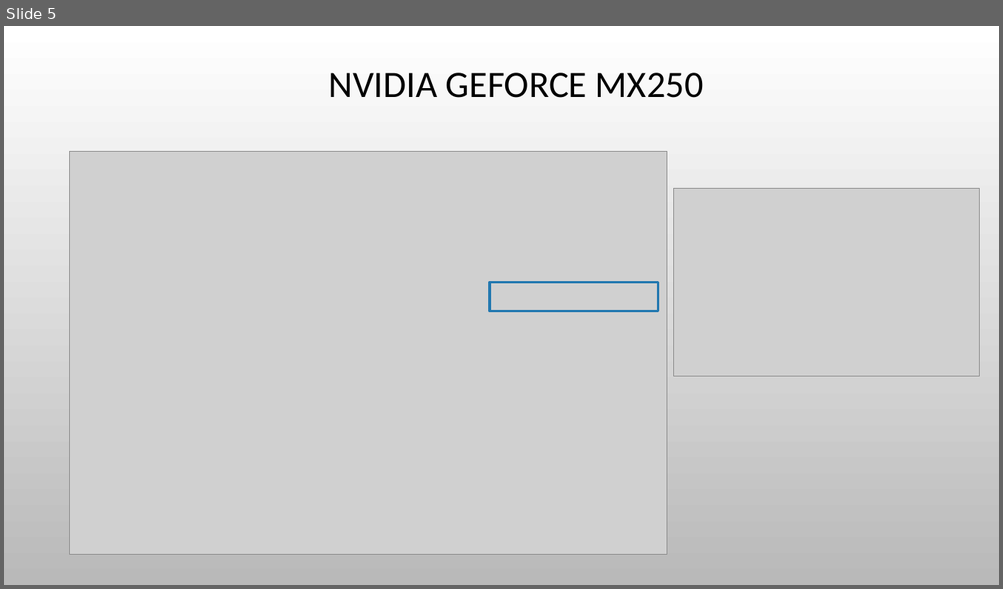
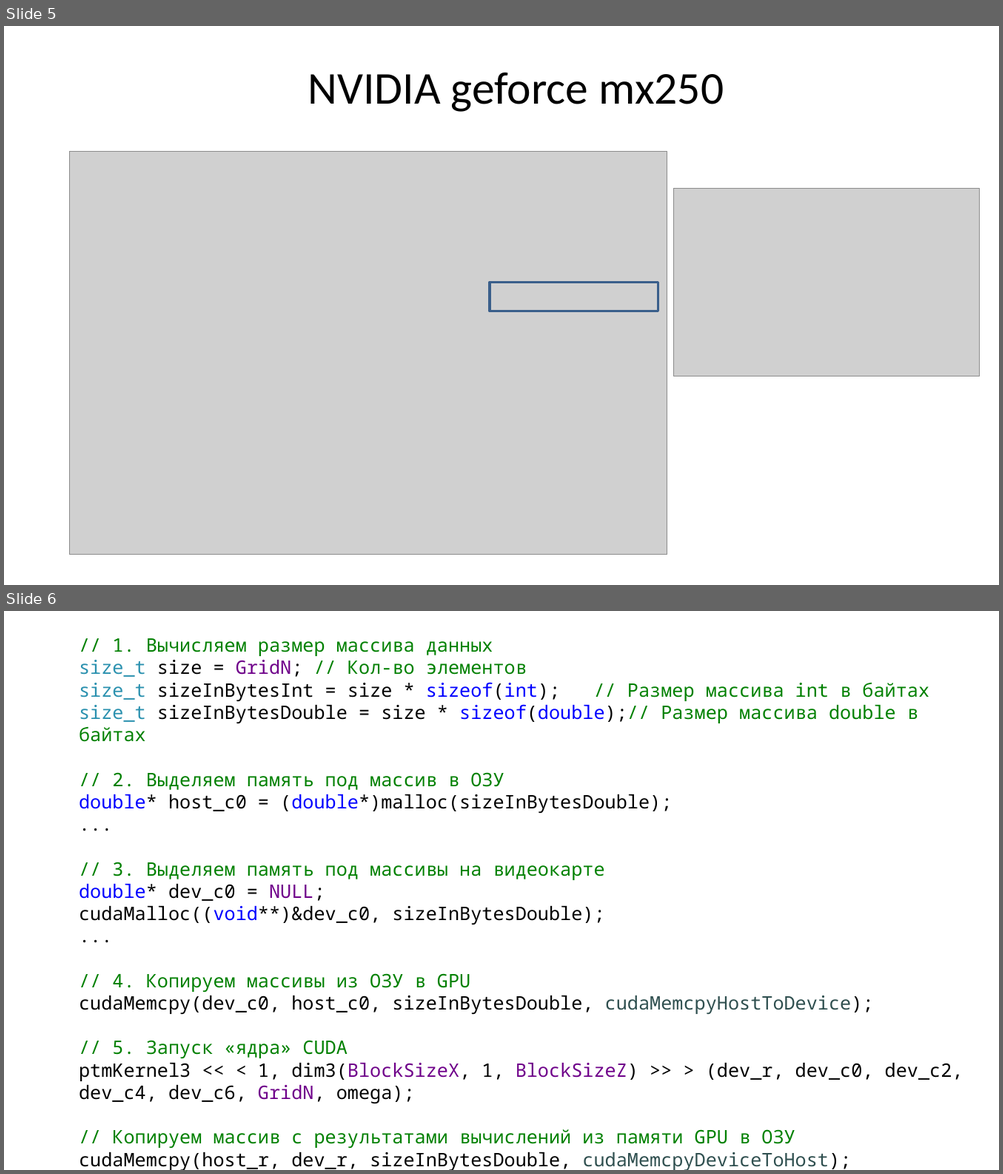
Before and after one commit to LitvinovVN/CudaLearning, a slide deck: _09_PtmConvTest/ptm conveyor.pptx. Shown one above the other, each under a label of ours: slide 5 before the commit, slides 5 and 6 after it. The pictures are 1003x589 and 1003x1174 pixels, drawn with LibreOffice and Linux fonts; fonts in the diff are those of the drawing; grey boxes stand for pictures; background and template pictures are left out. Boxes give left, top, right and bottom in pixels: in the first picture for what was removed or moved away, otherwise in the second. Text is boxed around its words. In the diff, an @@ line names an element or a change of style, - is before the commit and + after.

```diff
--- a/_09_PtmConvTest/ptm conveyor.pptx
+++ b/_09_PtmConvTest/ptm conveyor.pptx
@@ slide 6 added at [4, 611, 999, 1170], background #FFFFFF @@
@@ text added at [79, 638, 963, 1170], 18 pt, text #000000 @@
+// 1. Вычисляем размер массива данных
+size_t size = GridN; // Кол-во элементов
+size_t sizeInBytesInt = size * sizeof(int); // Размер массива int в байтах
+size_t sizeInBytesDouble = size * sizeof(double);// Размер массива double в байтах
+// 2. Выделяем память под массив в ОЗУ
+double* host_c0 = (double*)malloc(sizeInBytesDouble);
+...
+// 3. Выделяем память под массивы на видеокарте
+double* dev_c0 = NULL;
+cudaMalloc((void**)&dev_c0, sizeInBytesDouble);
+...
+// 4. Копируем массивы из ОЗУ в GPU
+cudaMemcpy(dev_c0, host_c0, sizeInBytesDouble, cudaMemcpyHostToDevice);
+// 5. Запуск «ядра» CUDA
+ptmKernel3 << < 1, dim3(BlockSizeX, 1, BlockSizeZ) >> > (dev_r, dev_c0, dev_c2, dev_c4, dev_c6, GridN, omega);
+// Копируем массив с результатами вычислений из памяти GPU в ОЗУ
+cudaMemcpy(host_r, dev_r, sizeInBytesDouble, cudaMemcpyDeviceToHost);
@@ slide 5 changed as well @@
@@ background picture (left out) to #FFFFFF @@
@@ title at [308, 72, 723, 112]: text changed; size 36 to 44 pt @@
-NVIDIA GEFORCE MX250
+NVIDIA geforce mx250
@@ rectangle at [489, 283, 658, 312]: outline #2379B0 2.5 pt to #3A5F8C 2.5 pt @@
```
Also in this commit, not shown: 7 other slides changed, 2 other slides added, 1 slide removed, 1 other file.
